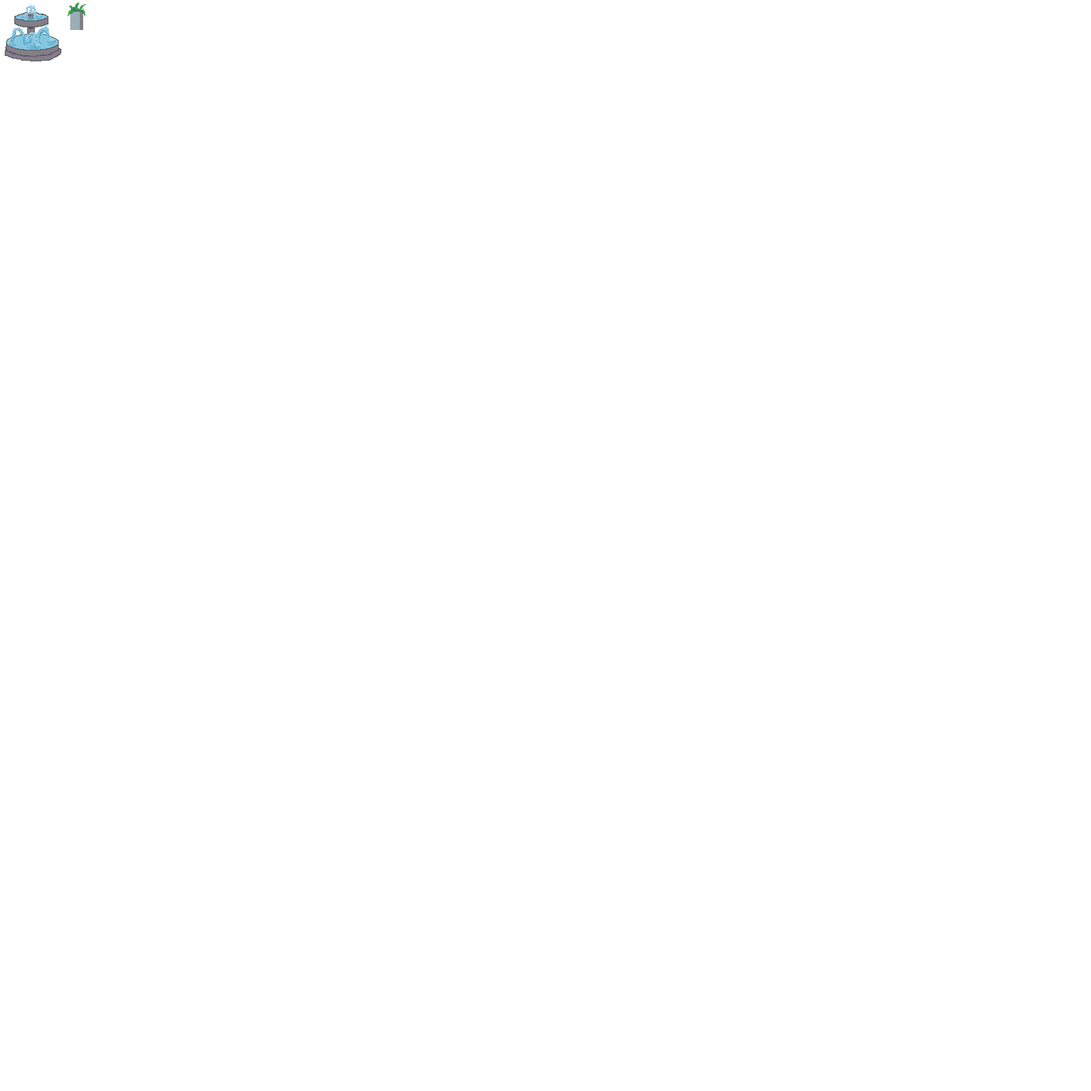
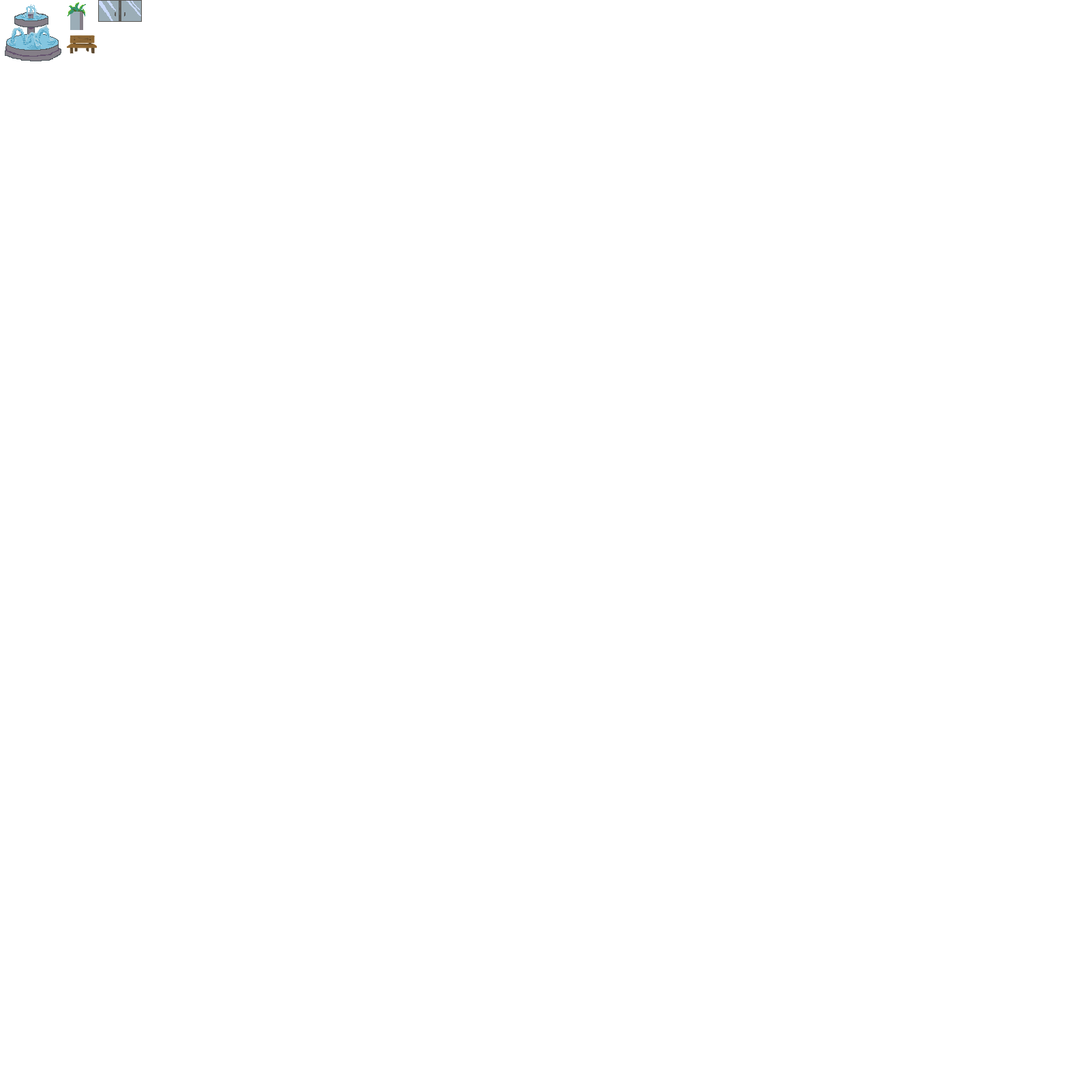
Layered file, before and after one edit (w=1091, h=1091). Changes by layer:
added layer "bench" in group "Mall" over bbox(66, 34, 97, 54)
added layer "doors" in group "Mall" over bbox(98, 0, 142, 22)
